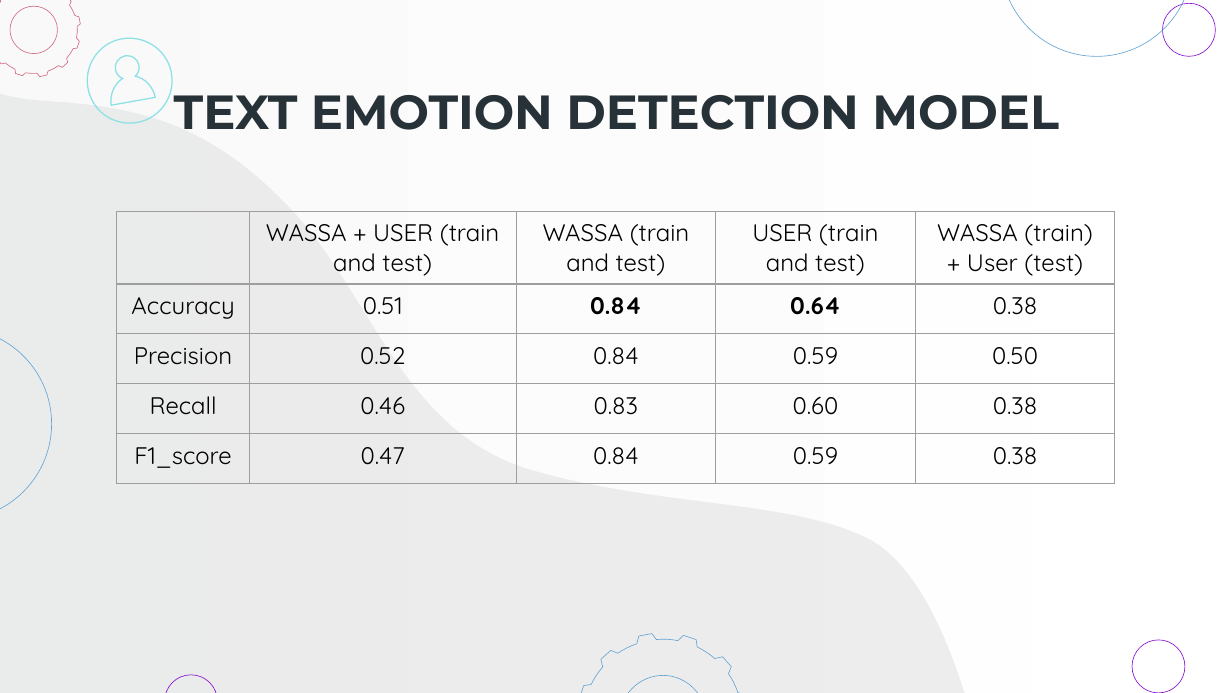
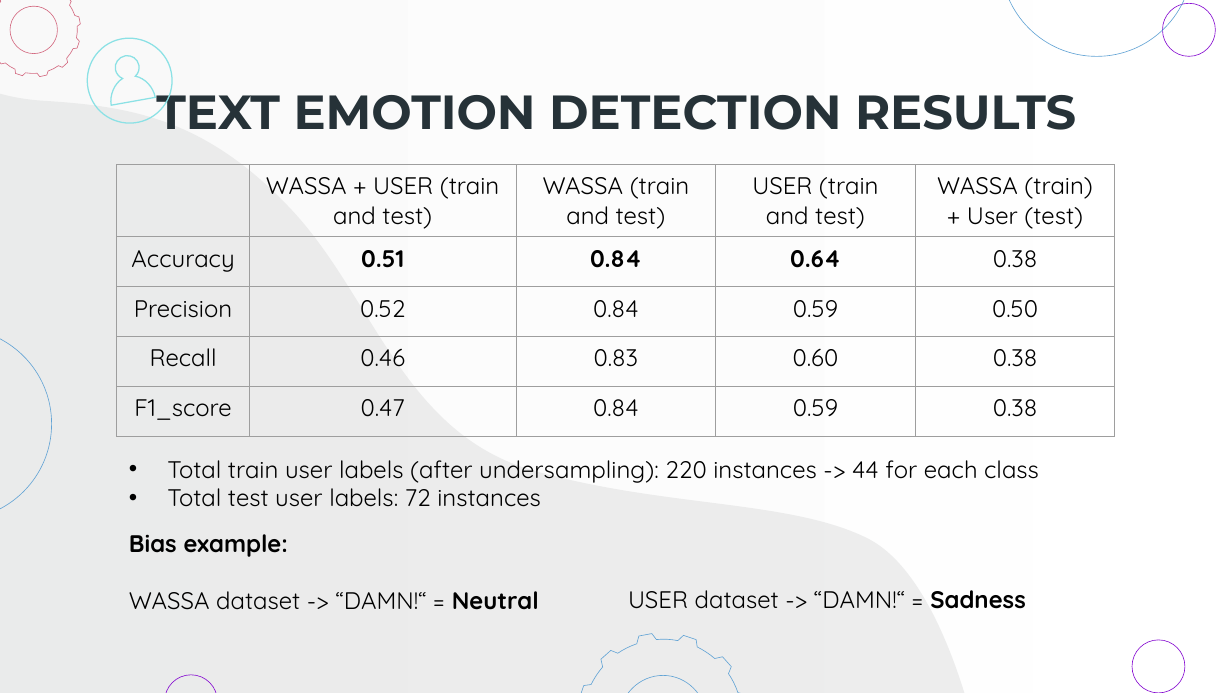
Before and after one commit to gerti98/MobileProject, a slide deck: slide 16 of Presentation/Presentazione Finale-UPDATED.pptx (slide 15 before the commit). Drawn at 1232x693 pixels with LibreOffice and Linux fonts; fonts in the diff are those of the drawing. Boxes give left, top, right and bottom in pixels: in the first picture for what was removed or moved away, otherwise in the second. Text is boxed around its words. In the diff, an @@ line names an element or a change of style, - is before the commit and + after.

Commit message:
Added a slide on ML part and modified text model slide

```diff
--- a/Presentation/Presentazione Finale-UPDATED.pptx
+++ b/Presentation/Presentazione Finale-UPDATED.pptx
@@ title at [156, 82, 1076, 130]: text changed @@
-TEXT EMOTION DETECTION MODEL
+TEXT EMOTION DETECTION RESULTS
@@ table at [117, 165, 1116, 435] @@
@@ bold on in "0.51" @@
@@ table: place and size @@
-table at [117, 212, 1116, 482]
+table at [117, 165, 1116, 435]
@@ text added at [167, 460, 1039, 507], 14 pt, text #000000 @@
+• Total train user labels (after undersampling): 220 instances -> 44 for each class
+• Total test user labels: 72 instances
@@ text added at [129, 534, 539, 610], 14 pt, text #000000 @@
+Bias example:
+WASSA dataset -> “DAMN!“ = Neutral
@@ text added at [628, 590, 1026, 609], 14 pt, text #000000 @@
+USER dataset -> “DAMN!“ = Sadness
```
Also in this commit, not shown: 1 other slide changed, 1 slide added.
